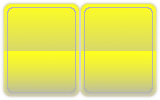
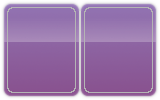
Layers edited between the first and the second (160, 100) image:
added layer "Purple" above "Yellow" over (3, 3, 157, 97)
renamed "Yellow copy" to "Yellow", hid it over (3, 3, 157, 97)
